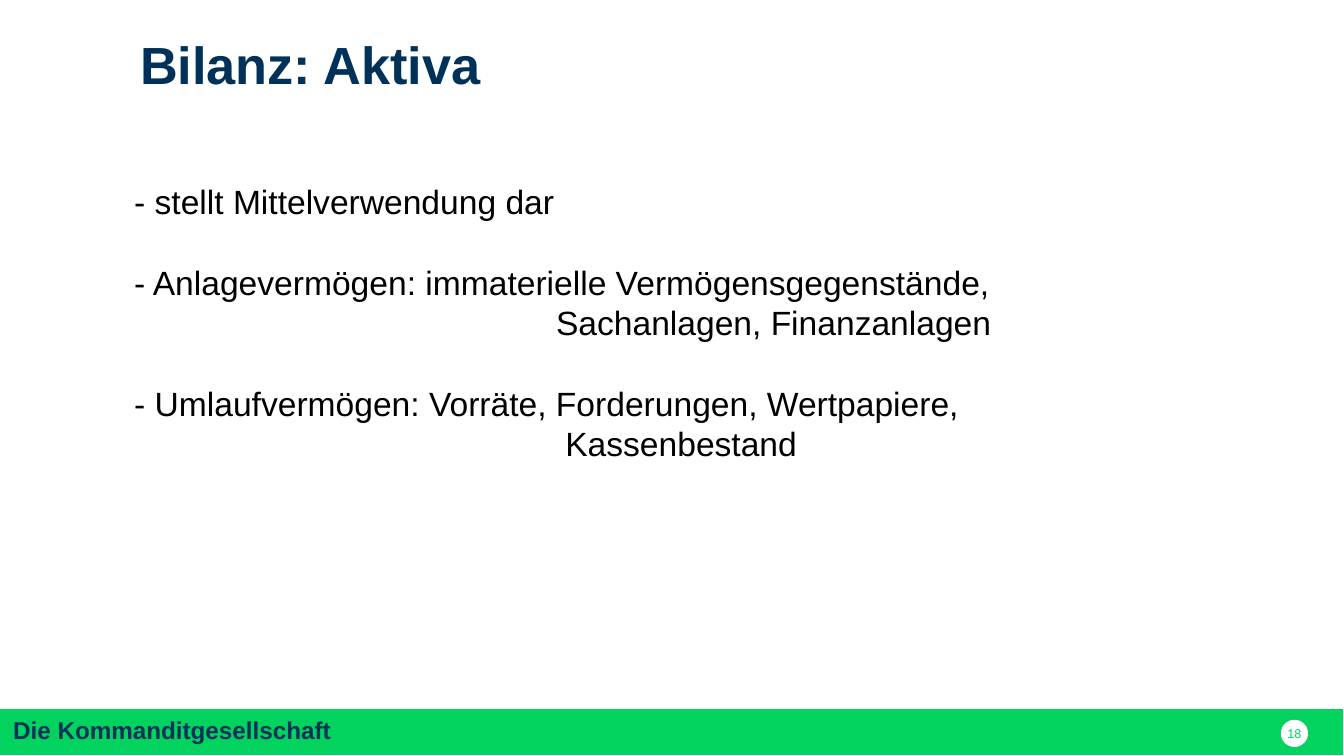
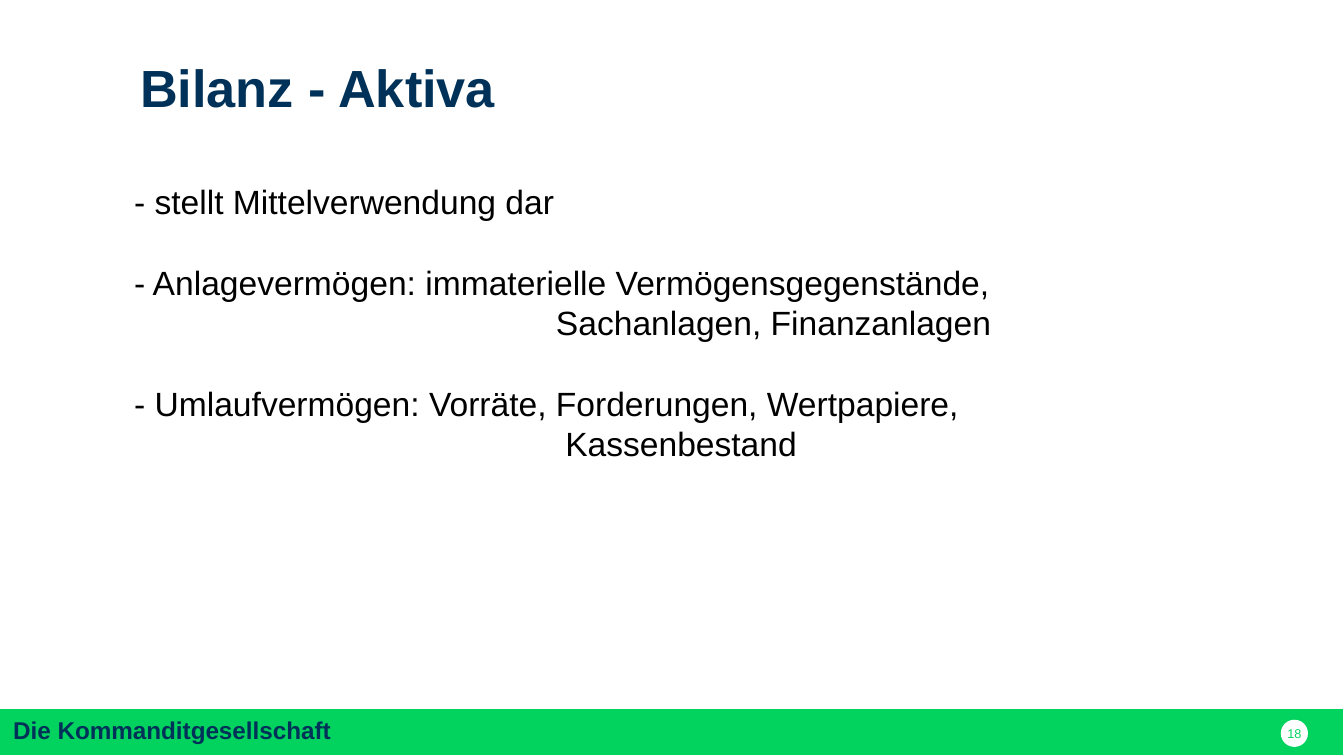
Before and after one commit to nodeg/exercises, a slide deck: slide 18 of FINAL_Referat_BWP_FINAL.pptx. Drawn at 1344x756 pixels with LibreOffice and Linux fonts; fonts in the diff are those of the drawing. Boxes give left, top, right and bottom in pixels: in the first picture for what was removed or moved away, otherwise in the second. Text is boxed around its words. In the diff, an @@ line names an element or a change of style, - is before the commit and + after.

```diff
--- a/FINAL_Referat_BWP_FINAL.pptx
+++ b/FINAL_Referat_BWP_FINAL.pptx
@@ text at <box>140,69,495,108</box>: text changed @@
-Bilanz: Aktiva
+Bilanz - Aktiva
```
Also in this commit, not shown: 9 other slides changed, 1 slide added, 3 slides removed.
